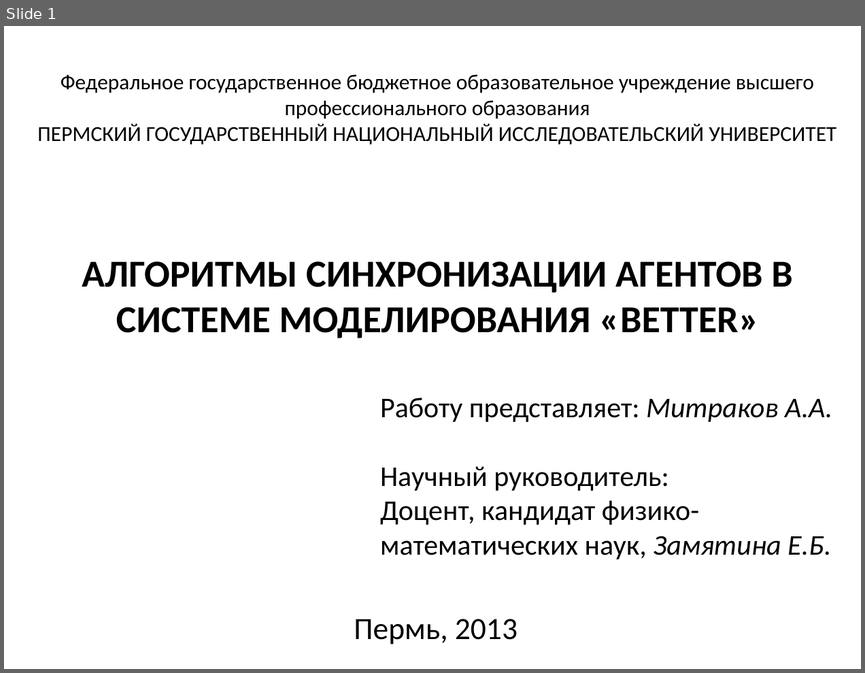
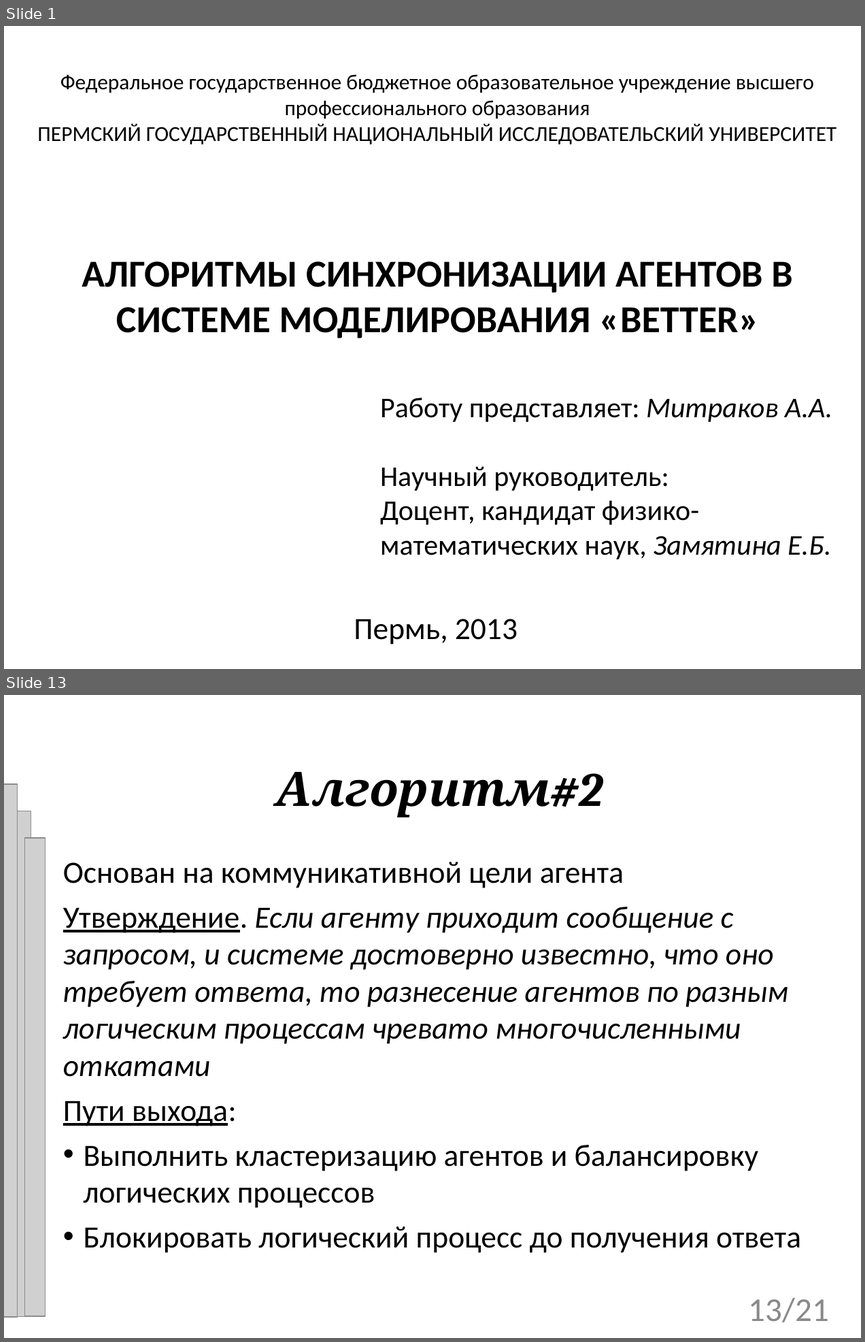
Before and after one commit to tom-trix/SynchAlgorithms, a slide deck: text/Mitrakov.ppt. Shown one above the other, each under a label of ours: slide 1 before the commit, slides 1 and 13 after it; the slides between them are not shown. The pictures are 865x673 and 865x1342 pixels, drawn with LibreOffice and Linux fonts; fonts in the diff are those of the drawing; grey boxes stand for pictures; background and template pictures are left out. Boxes give left, top, right and bottom in pixels: in the first picture for what was removed or moved away, otherwise in the second. Text is boxed around its words. In the diff, an @@ line names an element or a change of style, - is before the commit and + after.

```diff
--- a/text/Mitrakov.ppt
+++ b/text/Mitrakov.ppt
@@ slide 13 added at [4,695,861,1338], background picture (left out) @@
@@ title added at [276,772,604,817], 40 pt, text #000000, bold, italic @@
+Алгоритм#2
@@ picture added at [4,784,17,1317] @@
@@ picture added at [10,811,31,1317] @@
@@ picture added at [24,838,45,1317] @@
@@ subtitle added at [63,862,801,1253], 26 pt, text #000000 @@
+Основан на коммуникативной цели агента
+Утверждение. Если агенту приходит сообщение с запросом, и системе достоверно известно, что оно требует ответа, то разнесение агентов по разным логическим процессам чревато многочисленными откатами
+Пути выхода:
+• Выполнить кластеризацию агентов и балансировку логических процессов
+• Блокировать логический процесс до получения ответа
@@ page number added at [749,1297,829,1322], 28 pt, text #898989 @@
+13/21
```
Also in this commit, not shown: 17 slides changed, 5 other slides added, 3 slides removed.
